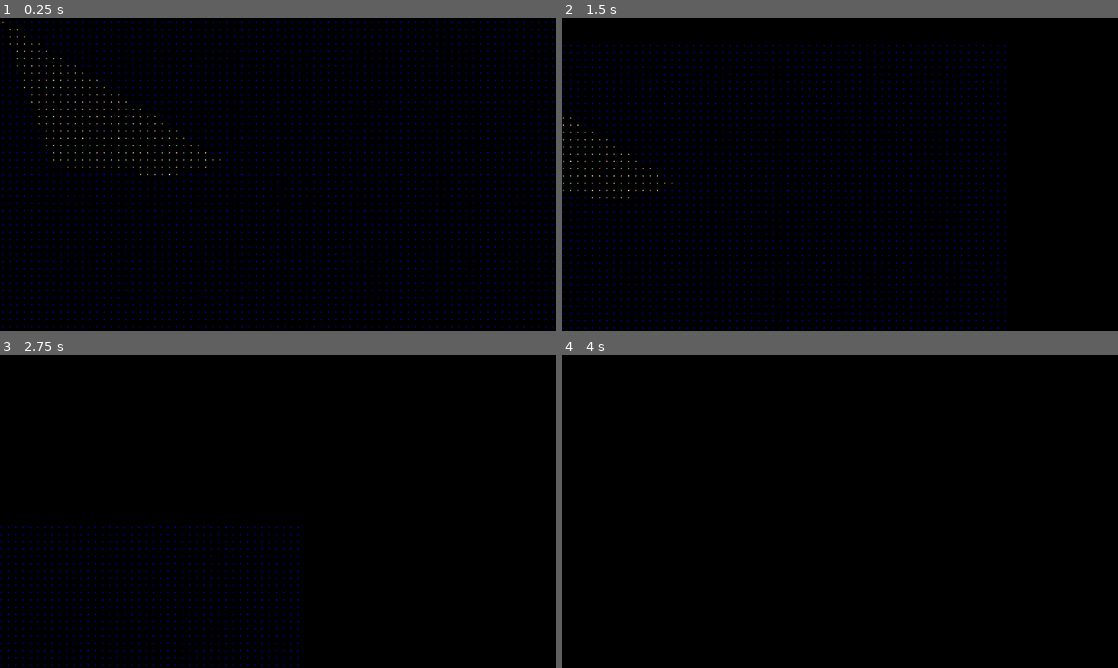
Above: before the commit, frames 1-4 (two rows, left to right).
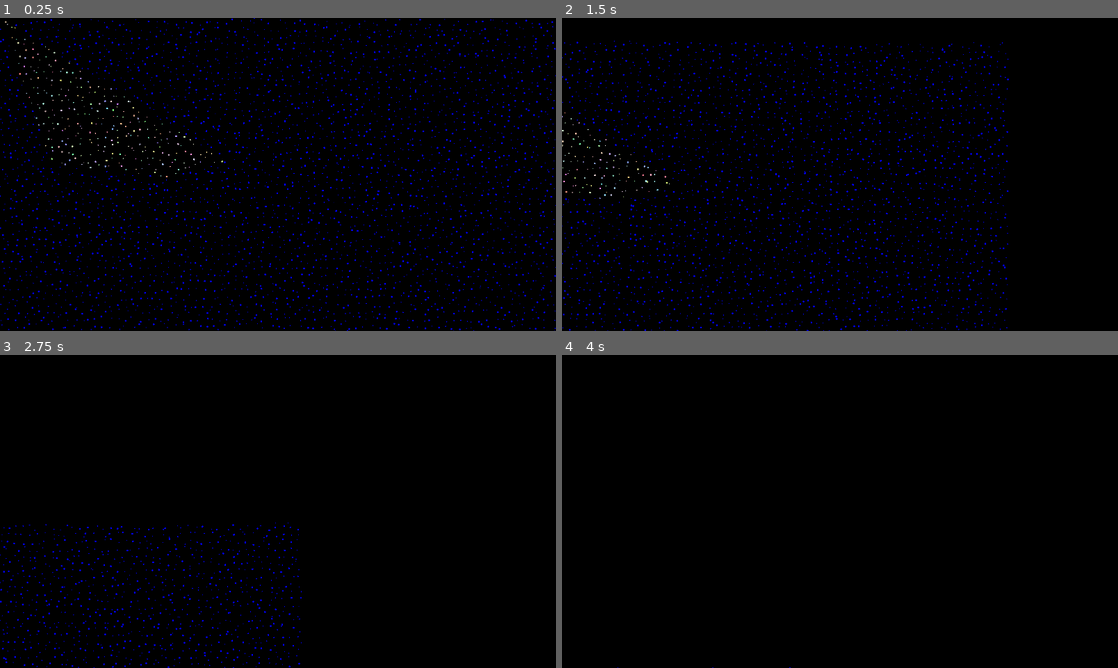
Above: after the commit, the same moments.

Repository: Spiraling-Time/BossFight
Game: Godot game, scene res://Works/Scenes/the_world.tscn
Same seed, same stepped clock (60 frames per second), same inputs: the game is played once before the commit and once after it.
Inputs:
- Up to frame 1 (0.25 s): no input
- Up to frame 2 (1.5 s): tap Enter at 0.5 s; hold D (right) 0.53-1.28 s; hold Z 0.53-1.28 s; hold Up (down) from 1.28 s (still down); tap Z at 1.35 s
- Up to frame 3 (2.75 s): release Up (down) at 2.03 s; hold D (right) from 2.03 s (still down); hold Z from 2.03 s (still down)
- Up to frame 4 (4 s): release D (right) at 2.78 s; release Z at 2.78 s; hold W (up) 2.78-3.53 s; tap Z at 2.85 s; hold Left (left) from 3.53 s (still down); hold Z from 3.53 s (still down)

The runs differ from the first frame. In frame 1, 6.7% of the frame differs, in the area x 0-100%, y 0-100%; in frame 2, 5.0%; in frame 3, 1.7%; in frame 4, less than 0.1%.

Commit message:
made fading... eh

Diff:
--- a/Works/Code/the_world.gd
+++ b/Works/Code/the_world.gd
@@ -4,16 +4,44 @@
 var size: int = 5
 var offset: Vector2 = Vector2(gridX*size/2, gridY*size/2)
 var points: Array = []
+@onready var timer = $Timer
+@onready var poly1 = $Polygon2D2
+@onready var poly2 = $Polygon2D
 func _ready() -> void:
 	randomize()
+	generate_stars()
+
+
+func _draw() -> void:
+	for i in range(points.size()):
+		draw_circle(points[i][0], points[i][1], points[i][2])
+
+func generate_stars():
 	for i in range(gridX):
 		if i % size == 0:
 			for j in range(gridY):
 				if j % size == 0:
-					var po = Vector2(i*size,j*size)-offset#Vector2(i*size,j*size)-offset + Vector2(randi_range(-1*(size*10), (size*10)), randi_range(-1*(size*10), (size*10)))
-					if Geometry2D.is_point_in_polygon(po, $Polygon2D2.polygon): points.append([po, size/2, Color(randi_range(5,10)/10.0, randi_range(5,10)/10.0, randi_range(5,10)/10.0, 1.0)])
-					elif Geometry2D.is_point_in_polygon(po, $Polygon2D.polygon): points.append([po, size/2, Color.BLUE])
-
-func _draw() -> void:
-	for i in range(0, points.size()):
-		draw_circle(points[i][0], points[i][1], points[i][2], true)
+					var po = Vector2(i*size,j*size)-offset +Vector2(randi_range(-10, 10), randi_range(-10, 10))#Vector2(i*size,j*size)-offset + Vector2(randi_range(-1*(size*10), (size*10)), randi_range(-1*(size*10), (size*10)))
+					var starSize = -2+randi_range(-1, 1)+size/2
+					print(starSize)
+					if Geometry2D.is_point_in_polygon(po, poly1.polygon):
+						points.append([po, starSize, Color(randi_range(5,10)/10.0, randi_range(5,10)/10.0, randi_range(5,10)/10.0, 1.0)])
+					elif Geometry2D.is_point_in_polygon(po, poly2.polygon):
+						points.append([po, starSize, Color.BLUE])
+	for i in range(4, 0, -1):
+		await  get_tree().process_frame
+		for j in range(points.size()):
+			points[j][1]  += 0.5
+			if points[j][1] < 0: points[j][1] = 0
+			queue_redraw()
+	timer.start()
+func _on_timer_timeout() -> void:
+	for i in range(4, 0, -1):
+		await  get_tree().process_frame
+		for j in range(points.size()):
+			points[j][1]  -= 0.5
+			if points[j][1] < 0: points[j][1] = 0
+			queue_redraw()
+	points.clear()
+	generate_stars()
+	queue_redraw()
--- a/Works/Scenes/the_world.tscn
+++ b/Works/Scenes/the_world.tscn
@@ -14,3 +14,8 @@
 [node name="Polygon2D2" type="CollisionPolygon2D" parent="."]
 position = Vector2(457, 248)
 polygon = PackedVector2Array(-780, -29, -371, 10, -178, -45, -960, -540)
+
+[node name="Timer" type="Timer" parent="."]
+one_shot = true
+
+[connection signal="timeout" from="Timer" to="." method="_on_timer_timeout"]
